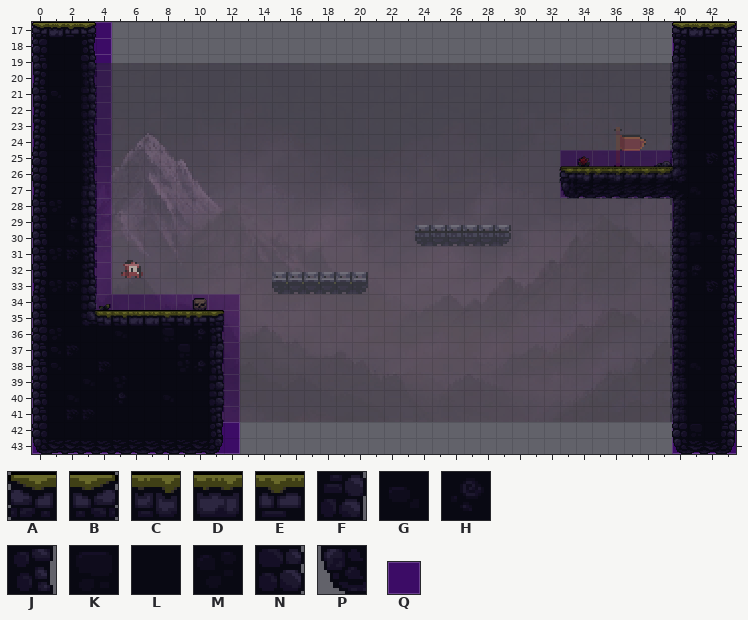
A Tiled map gets an edit: Assets/_Game/Tiled/Maps/b1/Level_16.tmx. The picture above is the old version.
Cells are 16x16 px. Shown: x 0..43, y 17..43.
Key: from "b1": A 0, B 0 flipped left-right, C 1, D 2, E 3, F 9 flipped left-right, G 10, H 12, J 18 flipped left-right, K 19, L 20, M 21, N 27 flipped left-right, P 36; from "prototype": Q 0.
_ is an empty cell, # one hidden under a higher layer.
Layers that did not change in this view are not listed.
Layer "prototype" before, first column x 6:
23 ____________________________
24 ____________________________
25 ____________________________
26 ___________________________Q
27 ___________________________Q
28 ____________________________
29 ____________________________
30 ____________________________
31 ____________________________
32 ____________________________
33 ____________________________
34 ____________________________
35 #####Q______________________
36 #####Q______________________
37 #####Q______________________
38 #####Q______________________
39 #####Q______________________
40 #####Q______________________
41 #####Q______________________
42 #####Q______________________
Layer "terrain" before, first column x 6:
23 ____________________________
24 ____________________________
25 ____________________________
26 ___________________________A
27 ___________________________P
28 ____________________________
29 ____________________________
30 ____________________________
31 ____________________________
32 ____________________________
33 ____________________________
34 ____________________________
35 DDECEB______________________
36 LLKLHJ______________________
37 LLLKLF______________________
38 LLLMHJ______________________
39 LLLLLN______________________
40 LLGLLN______________________
41 LLLLLJ______________________
42 LLLLLJ______________________
And afterwards:
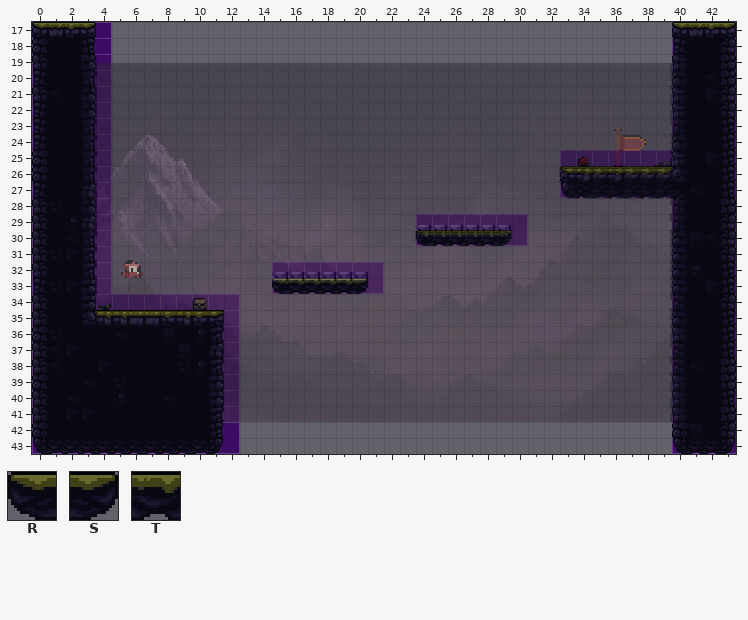
Further tiles: from "b1": R 4, S 4 flipped left-right, T 5.
Diff:
Changed rows in their new state; . is an unchanged cell.
Layer "prototype":
first column x 15:
30 .........QQQQQQ
33 QQQQQQ.........
Layer "terrain":
first column x 15:
30 .........RTTTTS
33 RTTTTS.........
Where, in picture pixels (left, top, right, bottom), the same in both pictures:
added: (416, 214, 528, 246)
added: (272, 262, 384, 294)
